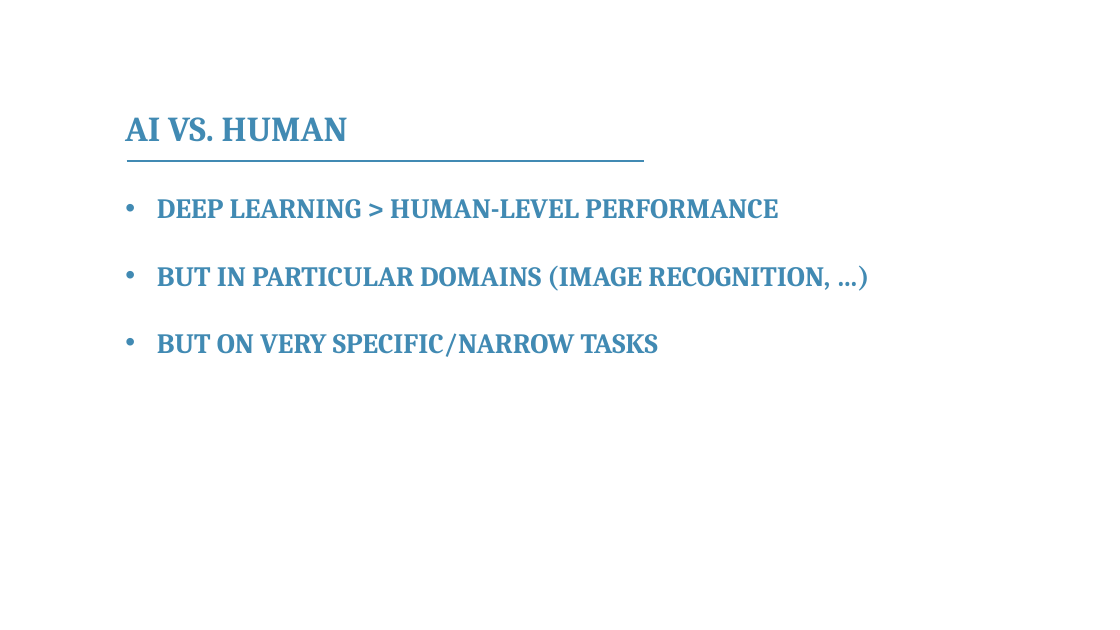
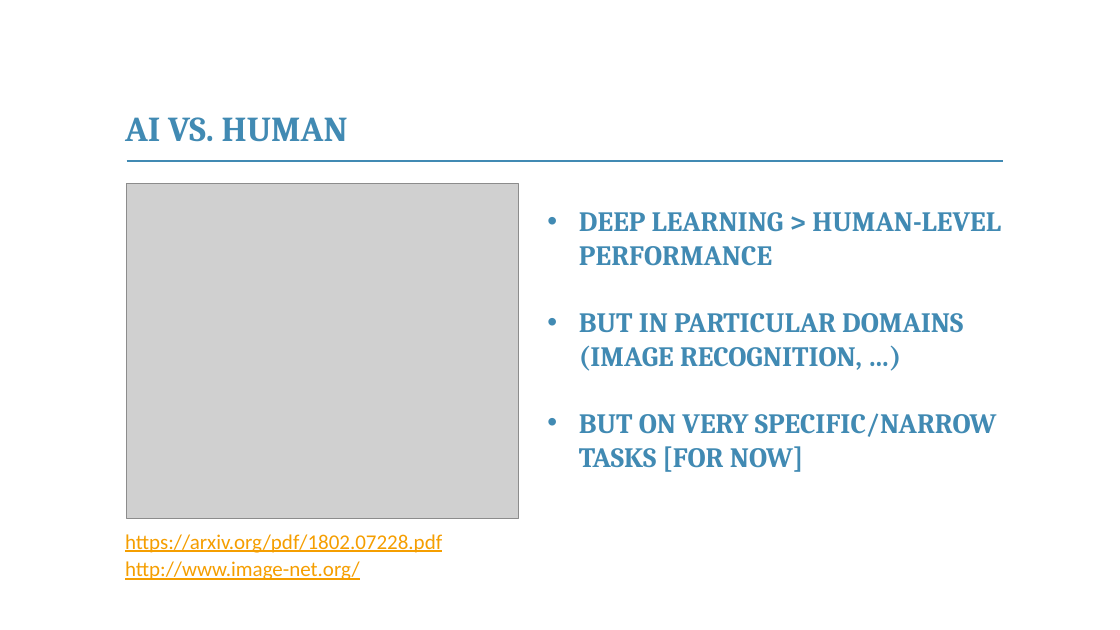
Before and after one commit to franckalbinet/itu-eaco-zanzibar-12-2018, a slide deck: slide 35 of presentations/session-5-application-of-ai.pptx (slide 36 before the commit). Drawn at 1120x630 pixels with LibreOffice and Linux fonts; fonts in the diff are those of the drawing; grey boxes stand for pictures; background and template pictures are left out. Boxes give left, top, right and bottom in pixels: in the first picture for what was removed or moved away, otherwise in the second. Text is boxed around its words. In the diff, an @@ line names an element or a change of style, - is before the commit and + after.

```diff
--- a/presentations/session-5-application-of-ai.pptx
+++ b/presentations/session-5-application-of-ai.pptx
@@ line moved from (127, 161) - (644, 161) to (127, 161) - (1003, 161) @@
@@ picture added at <box>127,184,519,519</box> @@
@@ text "DEEP LEARNING > HUMAN-LEVEL PERFORMANCE": place and size @@
-text "DEEP LEARNING > HUMAN-LEVEL PERFORMANCE" at <box>157,199,830,357</box>
+text "DEEP LEARNING > HUMAN-LEVEL PERFORMANCE" at <box>579,212,1001,472</box>
@@ text at <box>579,413,997,472</box>: text changed @@
-• BUT ON VERY SPECIFIC/NARROW TASKS
+• BUT ON VERY SPECIFIC/NARROW TASKS [FOR NOW]
@@ text added at <box>125,534,442,553</box>, 18 pt, text #F59E00, underline @@
+https://arxiv.org/pdf/1802.07228.pdf
@@ text added at <box>125,561,360,580</box>, 18 pt, text #F59E00, underline @@
+http://www.image-net.org/
```
Also in this commit, not shown: 1 other slide changed, 1 slide removed, 4 other files.
